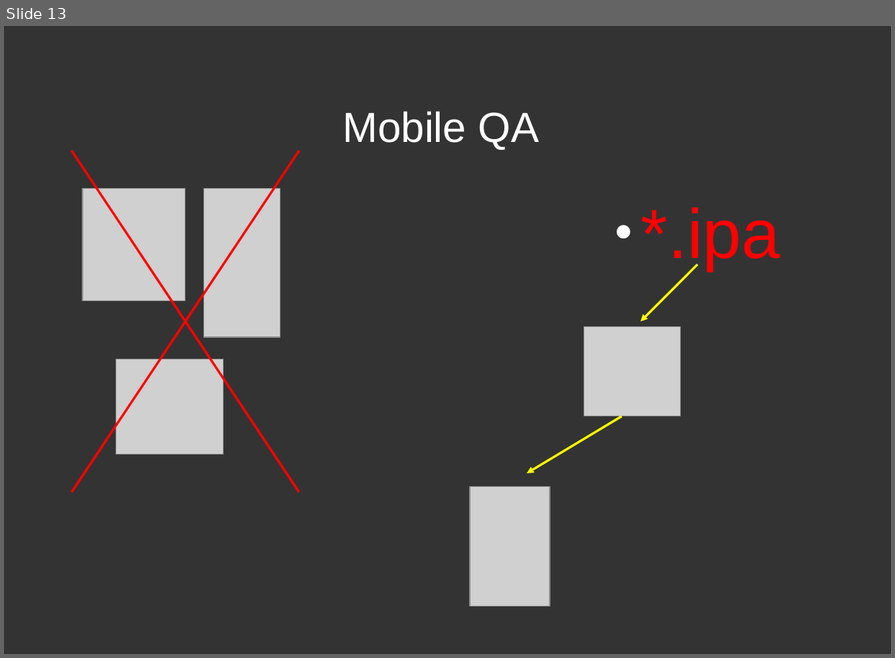
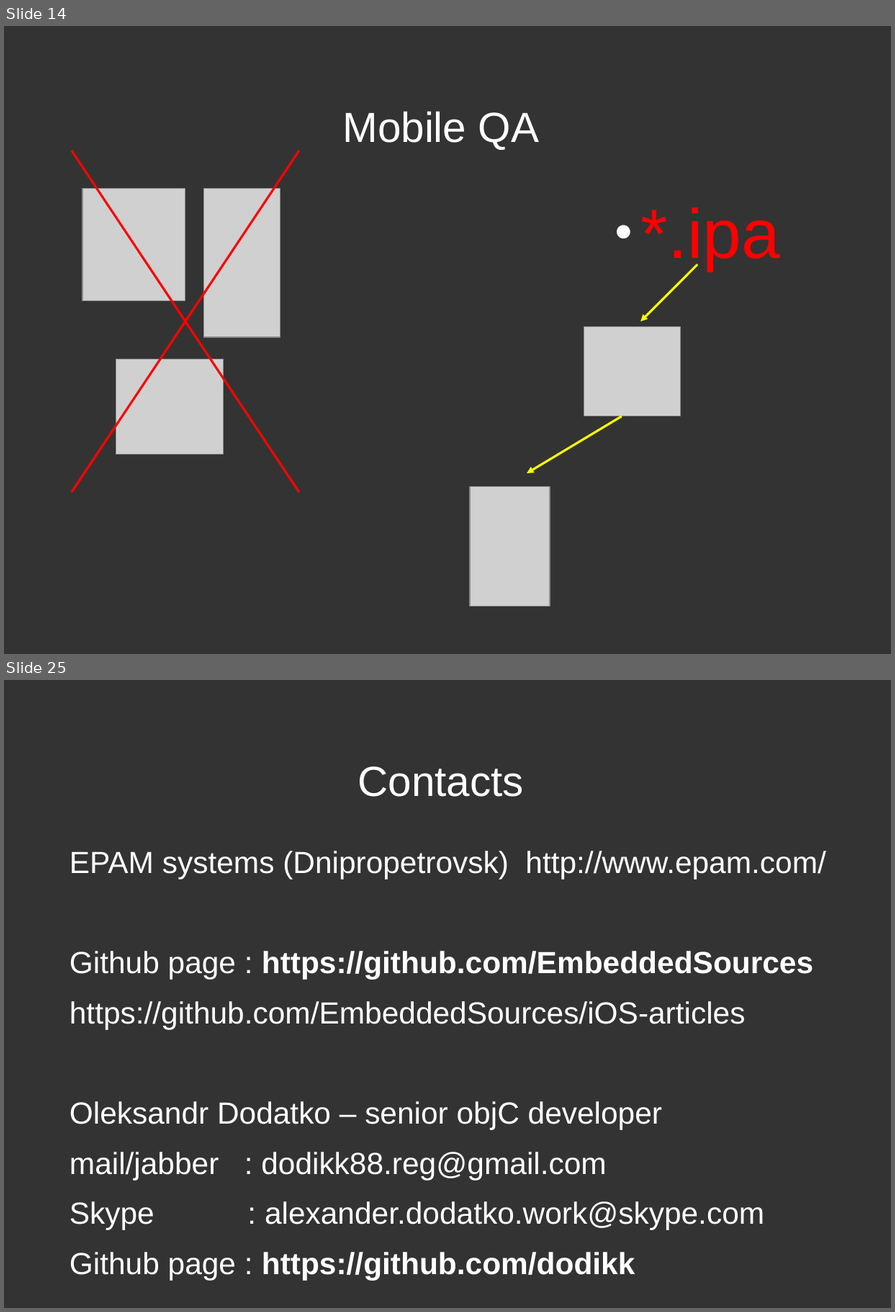
Before and after one commit to dodikk/iOS-articles, a slide deck: 3-iContiniousIntegration/ciPresentation.odp. Shown one above the other, each under a label of ours: slide 13 before the commit, slides 14 and 25 after it; the slides between them are not shown. The pictures are 895x658 and 895x1312 pixels, drawn with LibreOffice and Linux fonts; fonts in the diff are those of the drawing; grey boxes stand for pictures. Boxes give left, top, right and bottom in pixels: in the first picture for what was removed or moved away, otherwise in the second. Text is boxed around its words. In the diff, an @@ line names an element or a change of style, - is before the commit and + after.

```diff
--- a/3-iContiniousIntegration/ciPresentation.odp
+++ b/3-iContiniousIntegration/ciPresentation.odp
@@ slide 25 added at (4, 680, 891, 1308), background #333333 @@
@@ title added at (358, 766, 524, 797), 39.9 pt, text #FFFFFF @@
+Contacts
@@ text added at (70, 851, 826, 1280), 29 pt, text #FFFFFF @@
+EPAM systems (Dnipropetrovsk) http://www.epam.com/
+Github page : https://github.com/EmbeddedSources
+https://github.com/EmbeddedSources/iOS-articles
+Oleksandr Dodatko – senior objC developer
+mail/jabber : dodikk88.reg@gmail.com
+Skype : alexander.dodatko.work@skype.com
+Github page : https://github.com/dodikk
@@ what was slide 13 is now slide 14 @@
```
Also in this commit, not shown: 11 other slides added, 1 slide removed, 1 other file.
